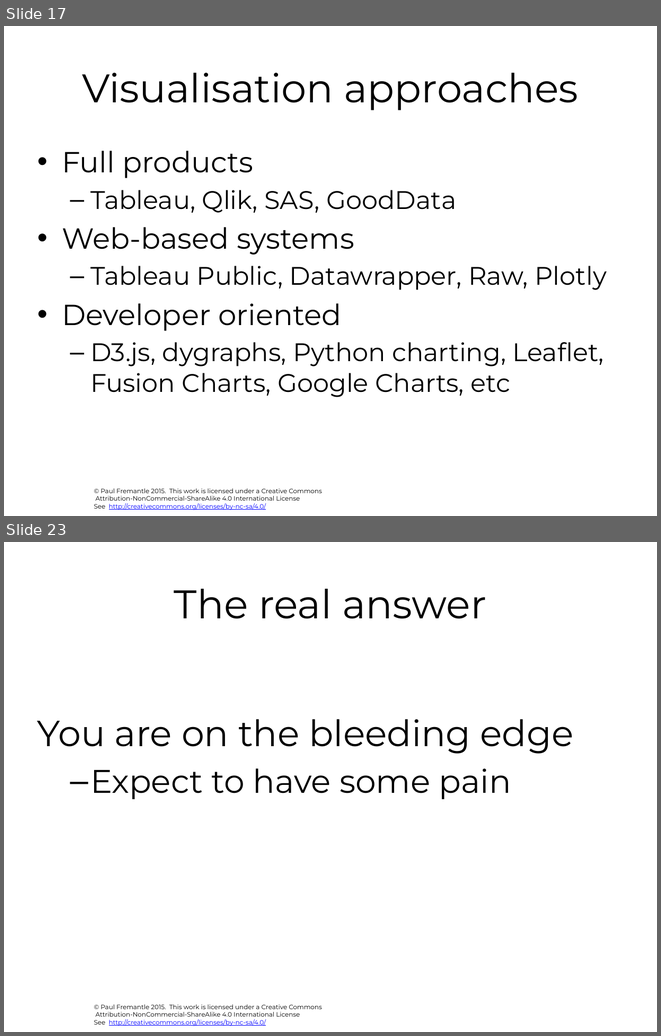
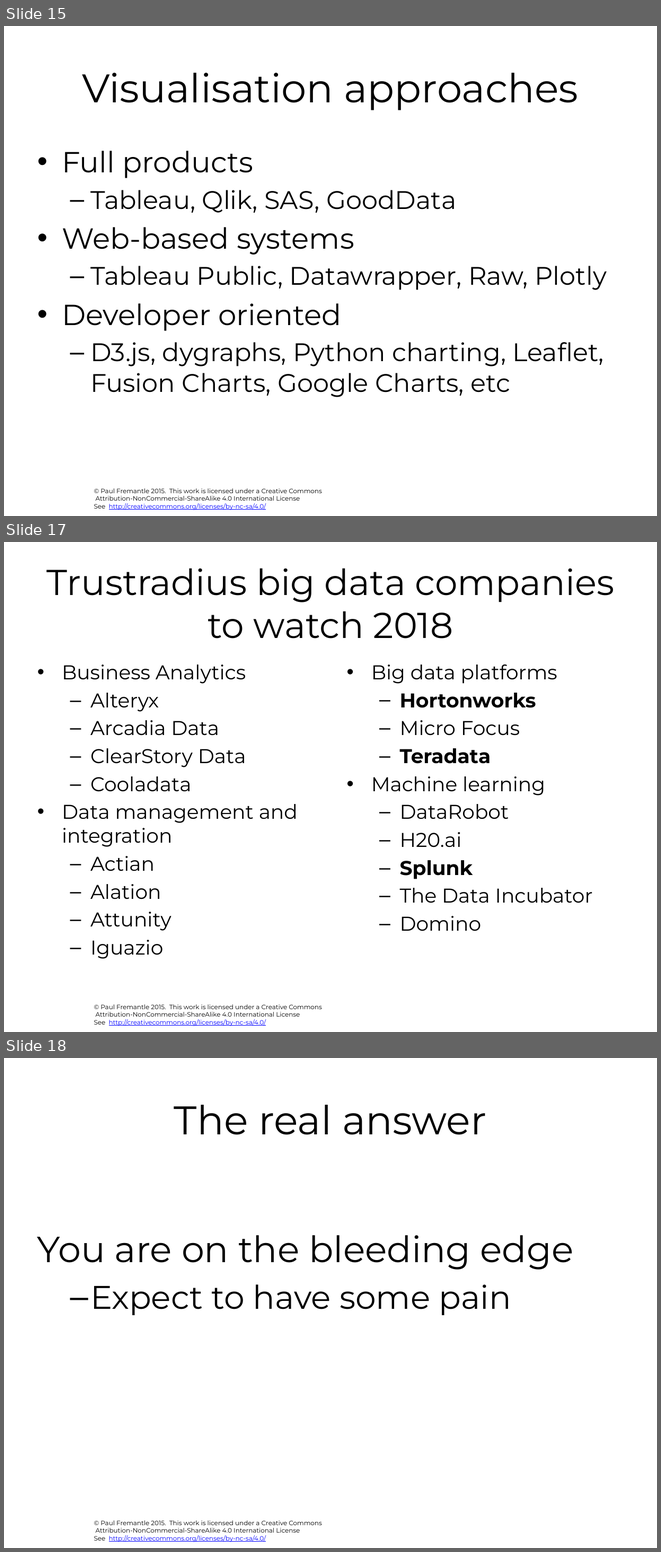
Before and after one commit to julieweeds/BigData, a slide deck: pres-source/11-recap-and-architecture.pptx. Shown one above the other, each under a label of ours: slides 17 and 23 before the commit, slides 15, 17 and 18 after it; the slides between them are not shown. The pictures are 661x1036 and 661x1552 pixels, drawn with LibreOffice and Linux fonts; fonts in the diff are those of the drawing; background and template pictures are left out. Boxes give left, top, right and bottom in pixels: in the first picture for what was removed or moved away, otherwise in the second. Text is boxed around its words. In the diff, an @@ line names an element or a change of style, - is before the commit and + after.

```diff
--- a/pres-source/11-recap-and-architecture.pptx
+++ b/pres-source/11-recap-and-architecture.pptx
@@ slide 17 added at (x1=4, y1=542, x2=657, y2=1032), background #FFFFFF; not listed: 1 template element that a slide beside it also shows @@
@@ title added at (x1=46, y1=568, x2=615, y2=638), 39.6 pt, text #000000 @@
+Trustradius big data companies to watch 2018
@@ text added at (x1=62, y1=664, x2=298, y2=959), 22 pt, text #000000 @@
+• Business Analytics
+  – Alteryx
+  – Arcadia Data
+  – ClearStory Data
+  – Cooladata
+• Data management and integration
+  – Actian
+  – Alation
+  – Attunity
+  – Iguazio
@@ text added at (x1=371, y1=664, x2=593, y2=931), 22 pt, text #000000 @@
+• Big data platforms
+  – Hortonworks
+  – Micro Focus
+  – Teradata
+• Machine learning
+  – DataRobot
+  – H20.ai
+  – Splunk
+  – The Data Incubator
+  – Domino
@@ what was slide 17 is now slide 15 @@
@@ what was slide 23 is now slide 18 @@
```
Also in this commit, not shown: 4 slides changed, 6 slides removed, 12 other files.
